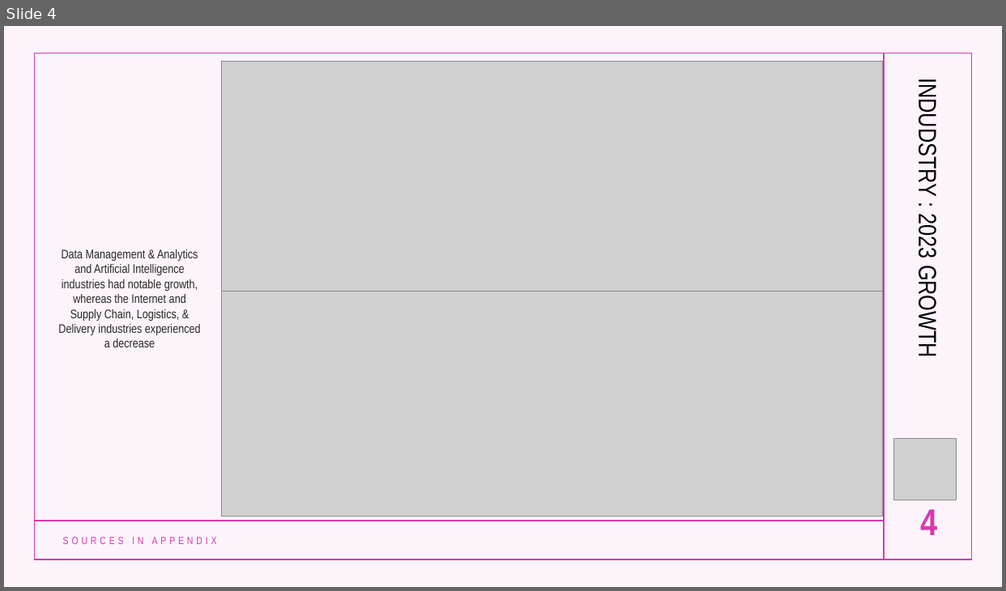
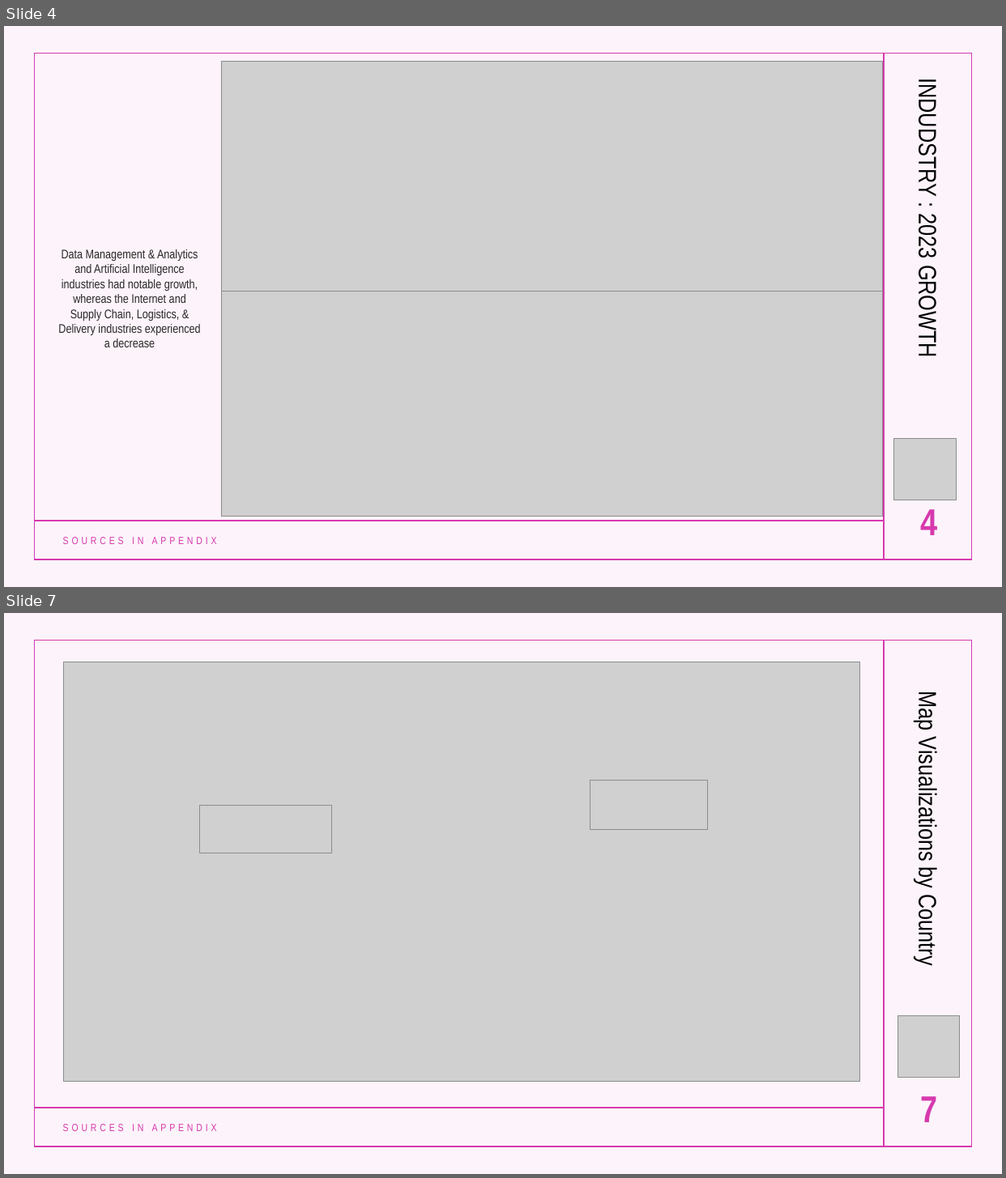
Before and after one commit to lanahuyen/Group_Project_1, a slide deck: Presentation/Presentation_Group 7.pptx. Shown one above the other, each under a label of ours: slide 4 before the commit, slides 4 and 7 after it; the slides between them are not shown. The pictures are 1006x591 and 1006x1178 pixels, drawn with LibreOffice and Linux fonts; fonts in the diff are those of the drawing; grey boxes stand for pictures. Boxes give left, top, right and bottom in pixels: in the first picture for what was removed or moved away, otherwise in the second. Text is boxed around its words. In the diff, an @@ line names an element or a change of style, - is before the commit and + after.

```diff
--- a/Presentation/Presentation_Group 7.pptx
+++ b/Presentation/Presentation_Group 7.pptx
@@ slide 7 added at <box>4,613,1002,1174</box>, background #FFFFFF; not listed: 4 template elements that a slide beside it also shows @@
@@ picture added at <box>64,662,859,1081</box> @@
@@ text added at <box>914,695,942,965</box>, 24 pt, text #000000 @@
+Map Visualizations by Country
@@ picture added at <box>590,781,708,829</box> @@
@@ picture added at <box>199,806,331,854</box> @@
@@ picture added at <box>898,1016,959,1077</box> @@
@@ page number added at <box>920,1097,937,1122</box>, 36 pt, text #D739AE, bold @@
+7
@@ text added at <box>63,1124,217,1131</box>, 10 pt, text #D739AE @@
+SOURCES IN APPENDIX
```
Also in this commit, not shown: 1 slide changed, 11 other slides added, 3 other files.
